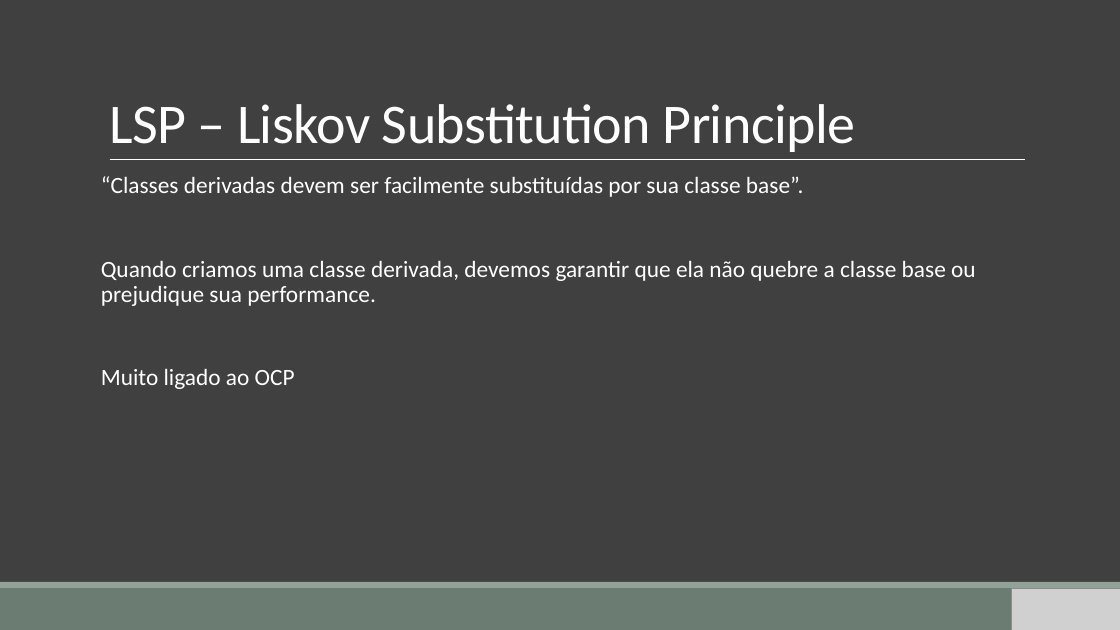
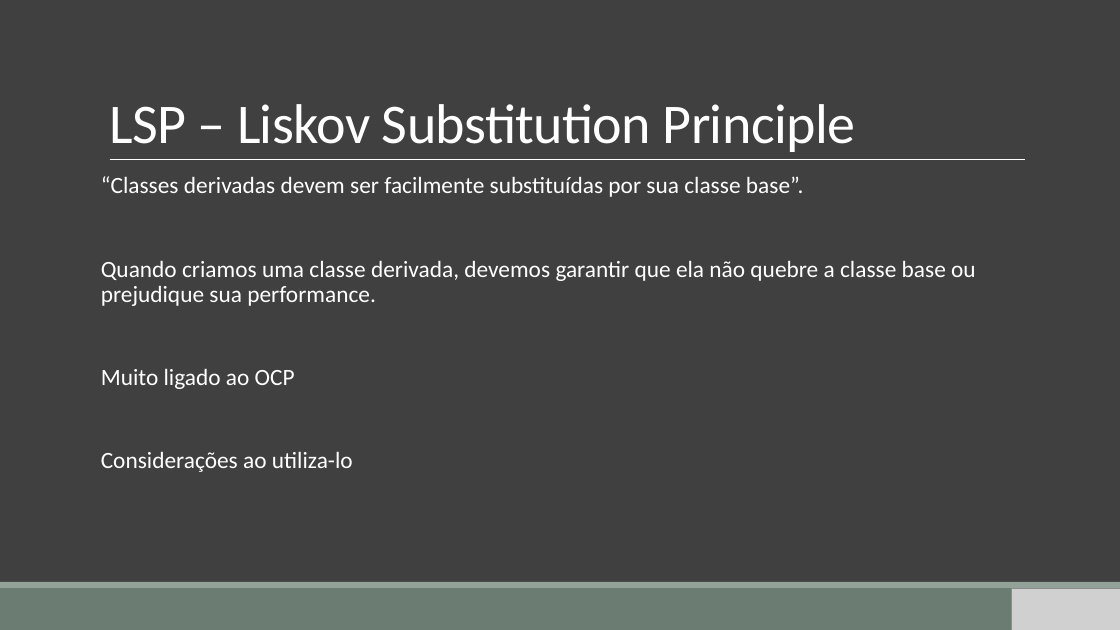
Before and after one commit to gemvane/Palestra-Solid, a slide deck: slide 24 of SOLID.pptx. Drawn at 1120x630 pixels with LibreOffice and Linux fonts; fonts in the diff are those of the drawing; grey boxes stand for pictures. Boxes give left, top, right and bottom in pixels: in the first picture for what was removed or moved away, otherwise in the second. Text is boxed around its words. In the diff, an @@ line names an element or a change of style, - is before the commit and + after.

```diff
--- a/SOLID.pptx
+++ b/SOLID.pptx
@@ text at [101, 452, 353, 472]: paragraph added @@
+Considerações ao utiliza-lo
```
Also in this commit, not shown: 14 other slides changed, 4 slides added, 3 slides removed.
